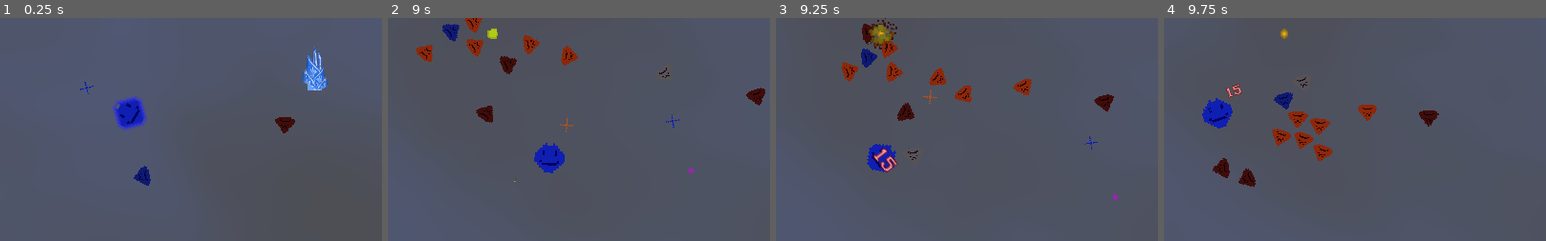
Above: before the commit, frames 1-4 (left to right).
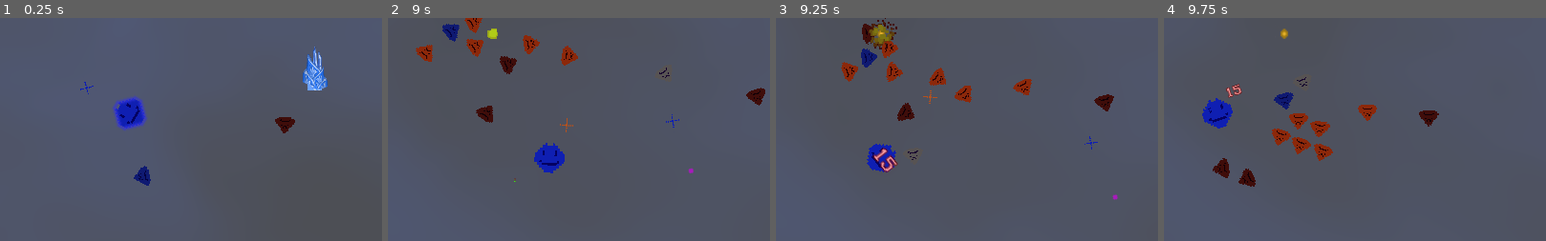
Above: after the commit, the same moments.

Repository: JuanG10/boss
Game: Godot game, scene res://proof of concept.tscn
Same seed, same stepped clock (60 frames per second), same inputs: the game is played once before the commit and once after it. The engine's default icon, where the game draws it, is replaced by a stand-in: a white triangle on a blue panel in a dark square.
Inputs (mouse positions are % of the whole screen's width and height, from its top left):
- Up to frame 1 (0.25 s): no input
- Up to frame 2 (9 s): tap Enter (ui_accept) at 0.5, 0.77, 1.52, 3.02, 3.77, 4.52, 6.02, 6.77, 7.52 s; move the mouse to (45, 70) at 0.52 s; hold W (up) 0.53-2.03 s; tap Space (Activate_dash) at 0.6, 3.6, 6.6 s; move the mouse to (80, 65) at 1.27 s; tap 1 (Disparo_especial) at 1.35, 4.35, 7.35 s; move the mouse to (20, 35) at 2.02 s; hold A (left) 2.03-3.53 s; tap E (next_color) at 2.1, 5.1, 8.1 s; move the mouse to (55, 50) at 2.77 s; tap Q (previous_color) at 2.85, 5.85, 8.85 s; move the mouse to (35, 25) at 3.52 s; hold S (down) 3.53-4.28 s; move the mouse to (72, 45) at 4.27 s; hold D (right) 4.28-5.03 s; move the mouse to (30, 55) at 5.02 s; hold W (up) 5.03-5.78 s; move the mouse to (60, 28) at 5.77 s; hold D (right) 5.78-8.03 s; move the mouse to (45, 70) at 6.52 s; move the mouse to (80, 65) at 7.27 s; move the mouse to (20, 35) at 8.02 s; hold S (down) 8.03-8.78 s; move the mouse to (55, 50) at 8.77 s; hold A (left) from 8.78 s (still down)
- Up to frame 3 (9.25 s): keep holding A (left); tap Enter (ui_accept) at 9.02 s
- Up to frame 4 (9.75 s): move the mouse to (35, 25) at 9.52 s; release A (left) at 9.53 s; hold W (up) from 9.53 s (still down); tap Space (Activate_dash) at 9.6 s
The pictures show only the part of the screen within x 33-83%, y 29-79%; the shares and areas given below are measured in that part.

Frames 1-3 are identical in both runs. In frame 4, 0.7% of the frame differs, in the area x 28-45%, y 27-65%.
Error in both runs: Invalid call. Nonexistent function 'instance' in base 'Nil'. (res://Trampas/TrapManager.gd:45)

Commit message:
para juan

Diff:
--- a/Disparo/ExplosionDisparo.tscn
+++ b/Disparo/ExplosionDisparo.tscn
@@ -5,7 +5,7 @@
 [ext_resource path="res://Enemies/Bullet.tscn" type="PackedScene" id=3]
 
 [sub_resource type="CircleShape2D" id=1]
-radius = 2.76964
+radius = 4.9719
 
 [node name="ExplosionDisparo" type="Node2D"]
 position = Vector2( 367.06, 92.6704 )
--- a/DisparoExplosivo.gd
+++ b/DisparoExplosivo.gd
@@ -18,6 +18,6 @@
 
 
 func _on_Area2D_body_entered(body):
-	print(body.name)
+	print(body)
 	if body.name.find_last("KinematicBody2D") == 1:
 		print(body)
